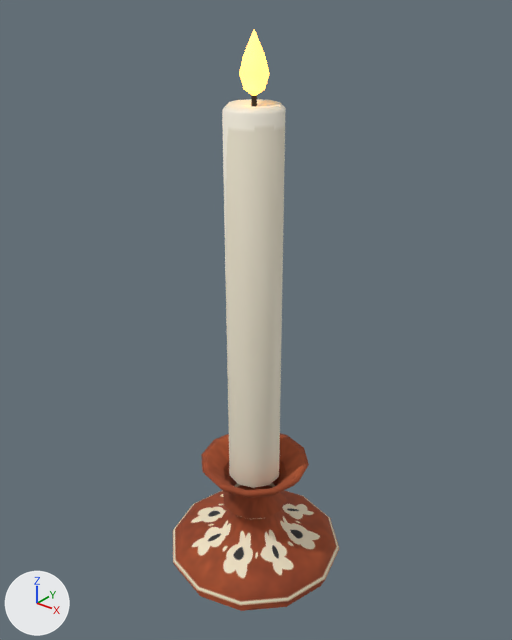
Renders of the glTF model assets/models/propios/cirio.gltf from each side of a commit.
Both versions are drawn from a camera (50 mm lens) standing at (0.307, -0.382, 0.467) and looking at (-0.002, 0.004, 0.227). Lighting does not change. The marker at lower left points along +X, +Y and +Z. The first picture is the older version. Where no turn or scale is listed for an object, it has been applied to the vertices.

Names of what the first picture shows: 'candelero', 'llama', 'vela'.
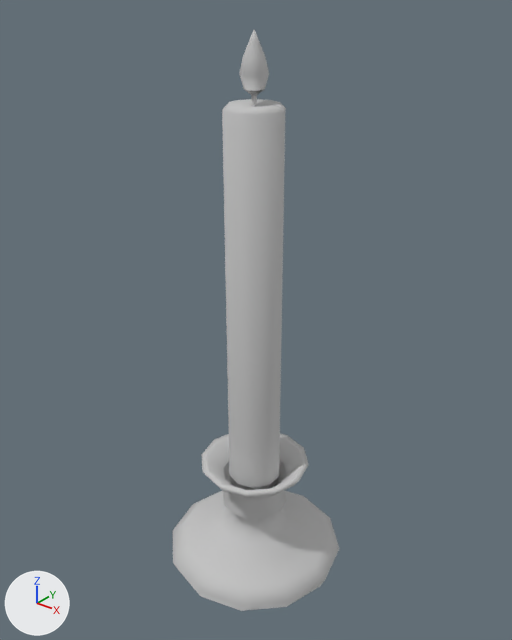
Where the change shows, as pixel boxes [x1, y1, x2, y2] in the pictures (512 x 640 px):
'vela', surface changed
    both: [222, 95, 286, 488]
'candelero', surface changed (brown to light grey)
    both: [173, 433, 339, 611]
'llama', recoloured, surface changed (darker)
    both: [239, 30, 269, 96]

The edits, one by one:
In material 'barro' (mat_barro), texture is no longer img_barro_png.
In material 'barro' (mat_barro), base_color is now set to (0.55, 0.55, 0.55), light grey #c4c4c4.
In material 'barro' (mat_barro), roughness goes from 0.85 to 0.8.
In material 'cera_cirio' (mat_cera_cirio), texture is no longer img_cera_png.
In material 'cera_cirio' (mat_cera_cirio), base_color is now set to (0.55, 0.55, 0.55), light grey #c4c4c4.
In material 'cera_cirio' (mat_cera_cirio), roughness goes from 0.55 to 0.8.
Material 'llama' (mat_llama) changes colour from orange #ffc46b to light grey #c4c4c4; in linear values from (1.0, 0.552, 0.147) to (0.55, 0.55, 0.55).
In material 'llama' (mat_llama), emission_color is no longer (1.0, 0.451, 0.063), orange #ffb347.
In material 'llama' (mat_llama), emission_strength is no longer 4.0.
